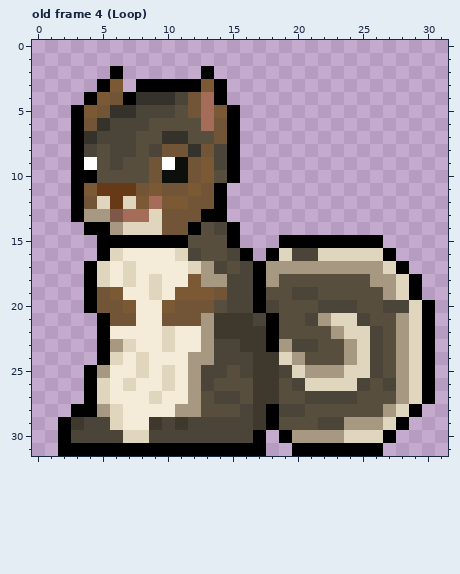
Edited in one commit: pixel-art file (Sprite Stuff/Aseprite Files/SquirrelSprite.aseprite). The picture above is the old version.
32x32 pixels, 10 frames. Colours within 5 levels of each other are drawn and written as one. Shown: old frame 4 (Loop). The commit also changed other frames, which this record leaves out.
Now the later version:
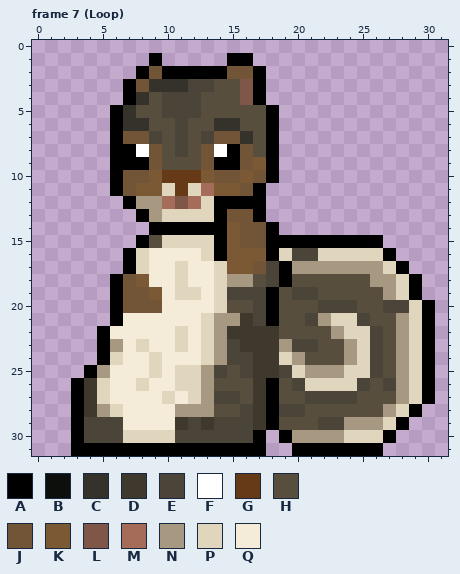
Palette (. is transparent): A #000000  B #0d0f0c  C #35312b  D #3e382d  E #4b4438  F #ffffff  G #663a17  H #574e3d  J #725536  K #7b5934  L #7e5748  M #a56c59  N #a79981  P #e0d6bd  Q #f4ecd9
A new or re-ordered frame is compared with the old frame closest to it.
Diff:
frames 10 -> 17
Changed rows in their new state; - is an unchanged pixel.
Frame 7 (Loop) is new; against old frame 4 (Loop):
first column x 2:
 1 -------A-----AA---
 2 ----.-AJAAA-AJJA--
 3 ---..AJCCCEEHHLA--
 4 --...--HE-EHHHLA--
 5 -...A-HH-EEHHHHHA-
 6 -...ACC--E-HCCHHA-
 7 -...AJJEHE-E-JCHA-
 8 -...AAFJHEH-F-JHA-
 9 -...AAA-HHHJA-JKA-
10 -...AJJKGGG-JJKJA-
11 -...AJK-PGPMKKJA--
12 -....ANNMLMP-AAA--
13 -.....ANPPPP-JJA--
14 --.....AAA-AAKJJA-
15 ---...-HPPPPAKJJA-
16 ---..AP--QQPAKKK--
17 --...AP--PQQPKKJEA
18 --..AJKQ-PQQPNNHEA
19 --..AJJK-PPQP--EA-
20 --..AJJJQQQQPHHEA-
21 ---.AQ--QQQPNN----
22 --------QP-PN---D-
23 -----QP-QP-PN---D-
24 ------QP--QPN-----
25 ------QPQPPN------
26 -AD--QP-QPPN----A-
27 -AD----QP-PN----A-
28 --D--------N------
29 .A--E--QQ--D------
30 .A-----PP---------
31 .-----------------
